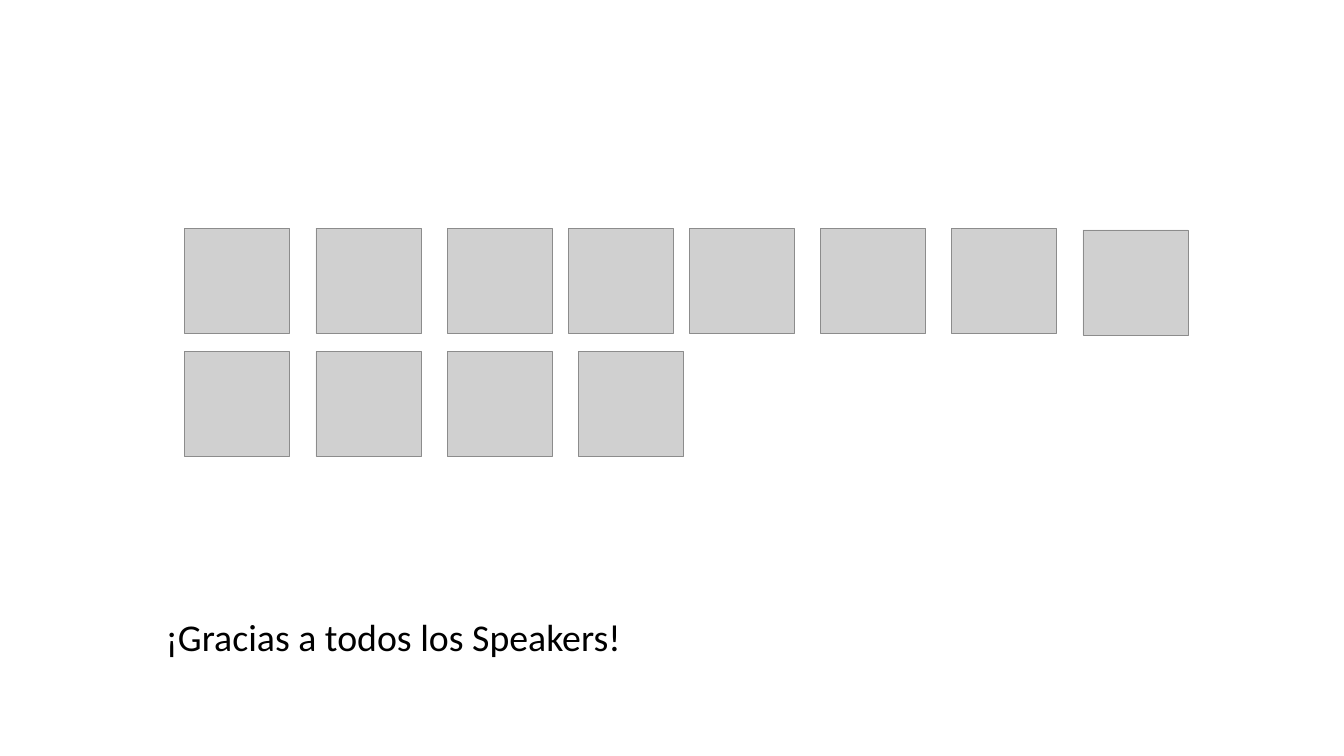
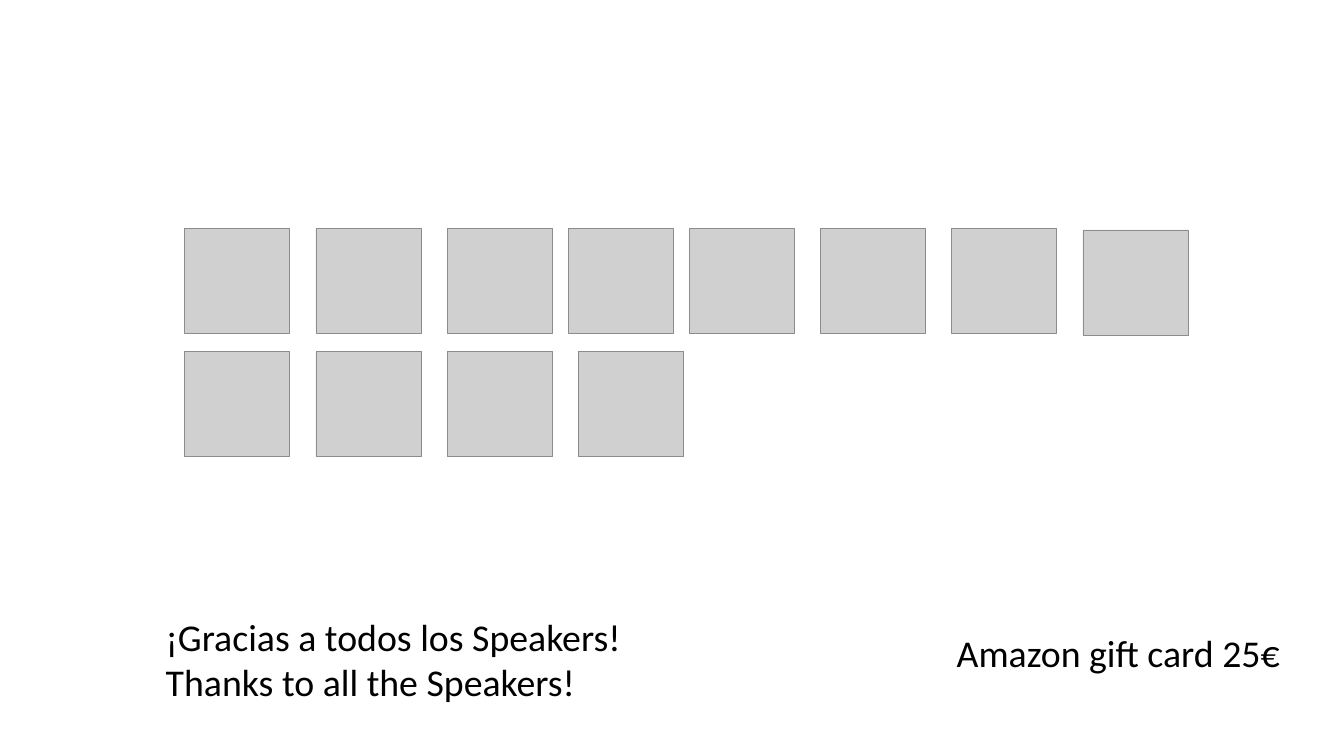
Before and after one commit to jsuarezruiz/MonkeyConf2020, a slide deck: slide 4 of Cierre/MonkeyConf2020 - Cierre.pptx. Drawn at 1344x756 pixels with LibreOffice and Linux fonts; fonts in the diff are those of the drawing; grey boxes stand for pictures; background and template pictures are left out. Boxes give left, top, right and bottom in pixels: in the first picture for what was removed or moved away, otherwise in the second. Text is boxed around its words. In the diff, an @@ line names an element or a change of style, - is before the commit and + after.

```diff
--- a/Cierre/MonkeyConf2020 - Cierre.pptx
+++ b/Cierre/MonkeyConf2020 - Cierre.pptx
@@ text added at [957,640,1279,674], 54 pt, text #000000 @@
+Amazon gift card 25€
@@ text at [166,669,575,702]: paragraph added @@
+Thanks to all the Speakers!
```
Also in this commit, not shown: 1 other slide changed, 1 slide added, 1 other file.
